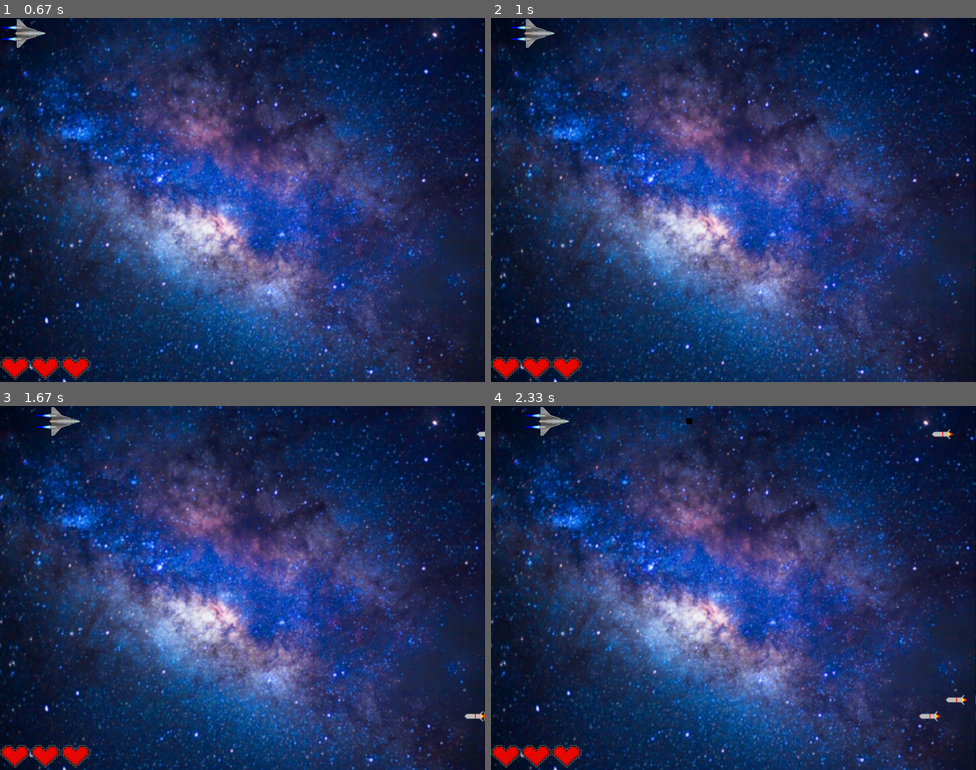
Above: before the commit, frames 1-4 (two rows, left to right).
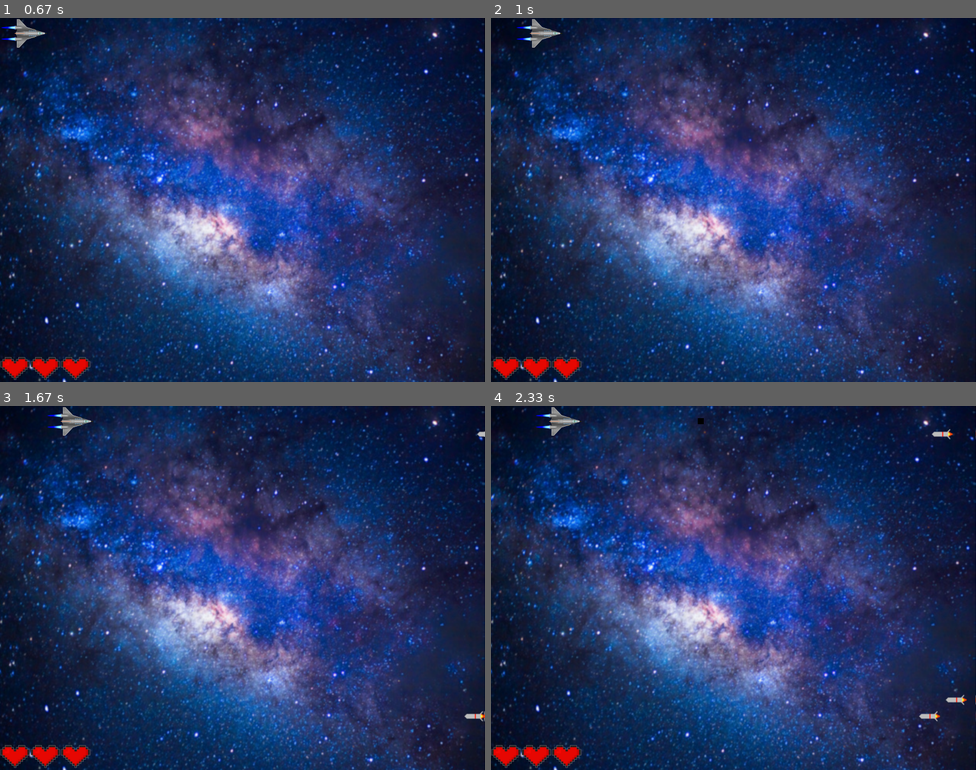
Above: after the commit, the same moments.

Repository: Aimar1109/3.Ebaluazioa
Game: pygame game, started from game.py
Same seed, same stepped clock (60 frames per second), same inputs: the game is played once before the commit and once after it.
Inputs (mouse positions are in pixels of both pictures, inside the frame that each line leads up to):
- Up to frame 1 (0.67 s): click (242, 200) at 0.38 s
- Up to frame 2 (1 s): hold Right from 0.67 s (still down)
- Up to frame 3 (1.67 s): release Right at 1.13 s; hold Up 1.17-1.47 s; hold Right from 1.5 s (still down); tap S at 1.65 s
- Up to frame 4 (2.33 s): release Right at 1.97 s; hold Left from 2 s (still down)

Frame 1 is identical in both runs. In frame 2, 0.3% of the frame differs, in the area x 4-15%, y 0-9%; in frame 3, 0.4%; in frame 4, 0.4%, in the area x 7-44%, y 0-9%.

Commit message:
Player speed 4, score 10 enemy +1

Diff:
--- a/game.py
+++ b/game.py
@@ -37,7 +37,7 @@
         self.surf = pygame.image.load("spacecraft.png").convert_alpha()
         self.surf.set_colorkey((255, 255, 255), RLEACCEL)
         self.rect = self.surf.get_rect()
-        self.speed = 3
+        self.speed = 4
         self.lifes = 3
         self.score = 0
 
@@ -45,7 +45,6 @@
         self.surf = pygame.image.load("spacecraft.png").convert_alpha()
         self.surf.set_colorkey((255, 255, 255), RLEACCEL)
         self.rect = self.surf.get_rect(center=(x, y))
-        self.speed = 3
 
     # Move the sprite based on user keypresses
     def update(self, pressed_keys):
@@ -75,7 +74,7 @@
 
 
 class Enemy(pygame.sprite.Sprite):
-    def __init__(self):
+    def __init__(self, speed):
         super(Enemy, self).__init__()
         self.surf = pygame.image.load("missile.png").convert_alpha()
         self.surf.set_colorkey((255, 255, 255), RLEACCEL)
@@ -85,7 +84,7 @@
                 random.randint(0, SCREEN_HEIGHT),
             )
         )
-        self.speed = 3
+        self.speed = speed
     # Move the sprite based on speed
     # Remove the sprite when it passes the left edge of the screen
 
@@ -147,7 +146,9 @@
     all_sprites = pygame.sprite.Group()
     bullets = pygame.sprite.Group()
     all_sprites.add(player)
-    return enemies, all_sprites, player, bullets
+    speed = 3
+    up = []
+    return enemies, all_sprites, player, bullets, speed, []
 
 
 # variable to keep the main loop running
@@ -245,7 +246,7 @@
             # Add a new enemy?
             elif event.type == ADDENEMY:
                 # Create the new enemy and add it to sprite groups
-                new_enemy = Enemy()
+                new_enemy = Enemy(speed)
                 enemies.add(new_enemy)
                 all_sprites.add(new_enemy)
 
@@ -291,6 +292,9 @@
                 bullet.kill()
                 score += 1
 
+        if score % 10 == 0 and score not in up and score > 0:
+            speed += 1
+            up.append(score)
 
 
         # draw the player on the screen
@@ -319,7 +323,7 @@
                     running = False
                 if event.type == pygame.MOUSEBUTTONDOWN:
                     if start_button_rect.collidepoint(event.pos):
-                        enemies, all_sprites, player, bullets = create_player_enemies()
+                        enemies, all_sprites, player, bullets, speed, up = create_player_enemies()
                         game_state = True
                         first = False
                         game_over = False
